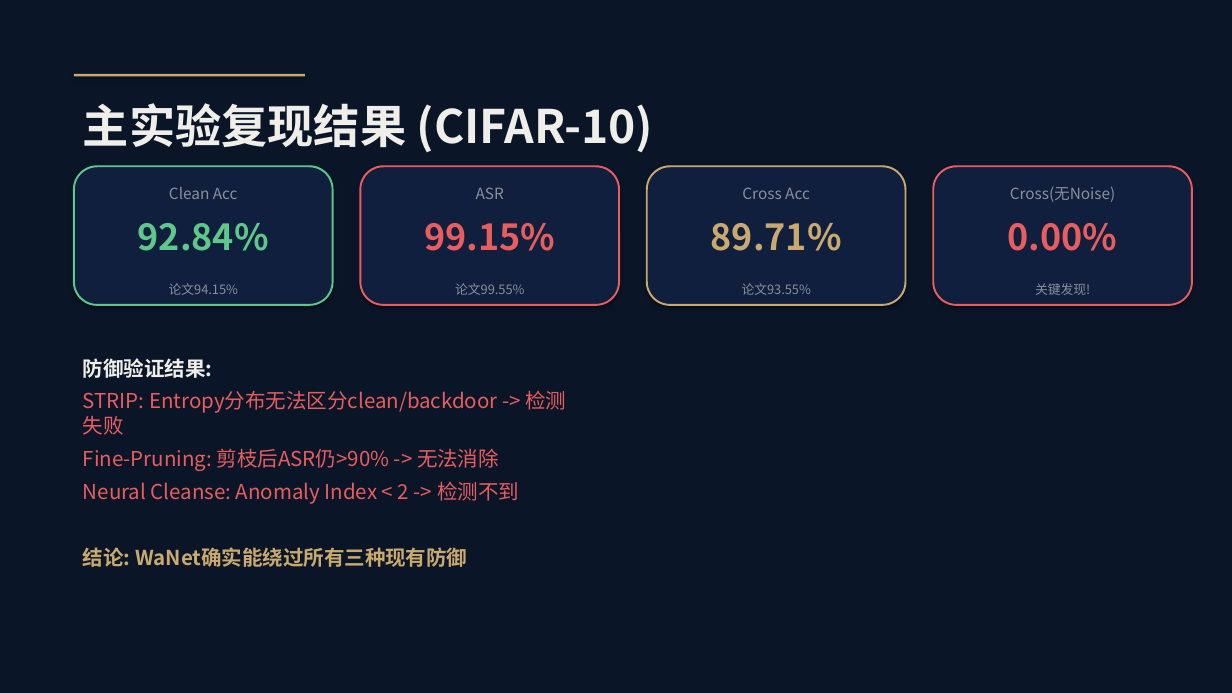
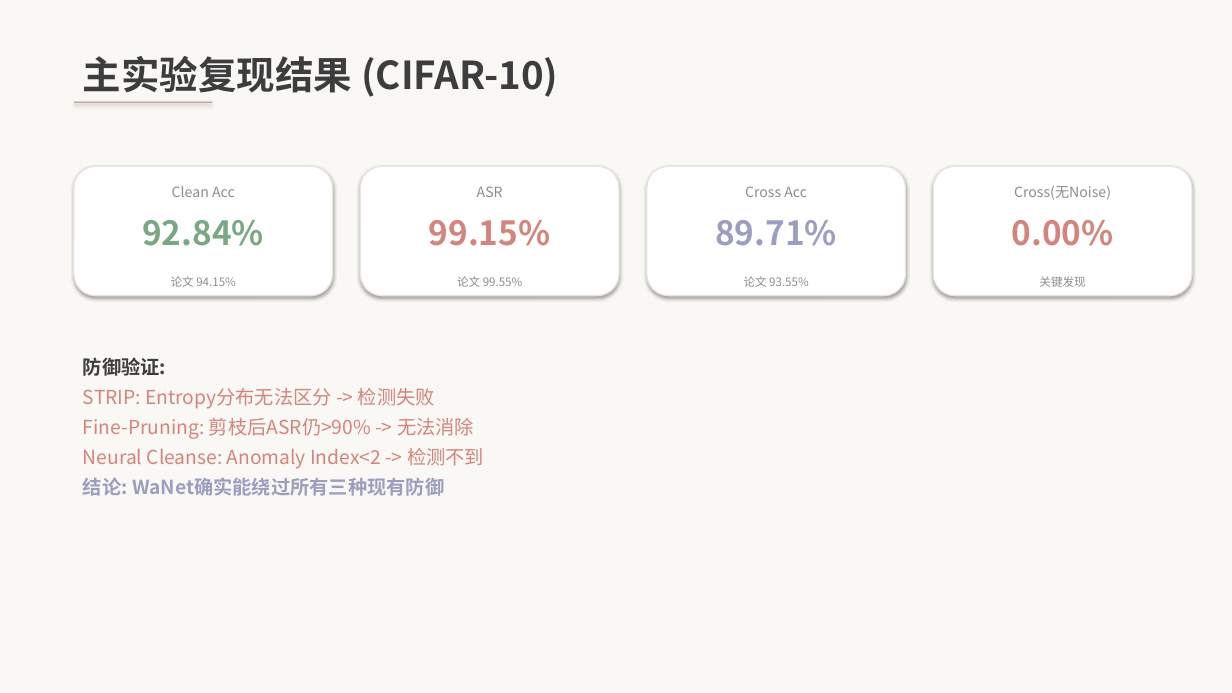
Before and after one commit to axgo-ja/NIS3353, a slide deck: slide 5 of WaNet答辩.pptx. Drawn at 1232x693 pixels with LibreOffice and Linux fonts; fonts in the diff are those of the drawing. Boxes give left, top, right and bottom in pixels: in the first picture for what was removed or moved away, otherwise in the second. Text is boxed around its words. In the diff, an @@ line names an element or a change of style, - is before the commit and + after.

```diff
--- a/WaNet答辩.pptx
+++ b/WaNet答辩.pptx
@@ background #0A1628 to #FAF8F5 @@
@@ text "主实验复现结果 (CIFAR-10)": place and size @@
-text "主实验复现结果 (CIFAR-10)" at box(83, 103, 654, 152)
+text "主实验复现结果 (CIFAR-10)" at box(83, 56, 558, 97)
@@ text "主实验复现结果 (CIFAR-10)" at box(83, 56, 558, 97): size 36 to 30 pt, text colour #F0EEE8 to #3D3D3D @@
@@ rectangle: place and size @@
-rectangle at box(74, 74, 305, 77)
+rectangle at box(74, 102, 213, 103)
@@ rectangle at box(74, 102, 213, 103): fill #C9A96E to #C2A497 @@
@@ rounded rectangle: place and size @@
-rounded rectangle at box(74, 166, 333, 305)
+rounded rectangle at box(74, 166, 333, 296)
@@ rounded rectangle at box(74, 166, 333, 296): fill #0F1F3D to #FFFFFF; outline #5DC88A 1.5 pt to #E8E3DD 1 pt @@
@@ rounded rectangle: place and size @@
-rounded rectangle at box(360, 166, 619, 305)
+rounded rectangle at box(360, 166, 619, 296)
@@ rounded rectangle at box(360, 166, 619, 296): fill #0F1F3D to #FFFFFF; outline #E85D5D 1.5 pt to #E8E3DD 1 pt @@
@@ rounded rectangle: place and size @@
-rounded rectangle at box(647, 166, 906, 305)
+rounded rectangle at box(647, 166, 906, 296)
@@ rounded rectangle at box(647, 166, 906, 296): fill #0F1F3D to #FFFFFF; outline #C9A96E 1.5 pt to #E8E3DD 1 pt @@
@@ rounded rectangle at box(933, 166, 1192, 296): fill #0F1F3D to #FFFFFF; outline #E85D5D 1.5 pt to #E8E3DD 1 pt @@
@@ rounded rectangle: place and size @@
-rounded rectangle at box(933, 166, 1192, 305)
+rounded rectangle at box(933, 166, 1192, 296)
@@ size 12 to 11 pt, text colour #8A8F9A to #8C8C8C in 4 elements at box(172, 186, 235, 197), box(477, 186, 503, 197), box(745, 186, 807, 197), box(1014, 186, 1111, 200) @@
@@ text "92.84%" at box(142, 220, 264, 246): size 28 to 26 pt, text colour #5DC88A to #7AA884 @@
@@ text "99.15%" at box(429, 220, 551, 246): size 28 to 26 pt, text colour #E85D5D to #D4847A @@
@@ text "89.71%" at box(715, 220, 837, 246): size 28 to 26 pt, text colour #C9A96E to #9B9EC0 @@
@@ text "0.00%" at box(1012, 220, 1114, 246): size 28 to 26 pt, text colour #E85D5D to #D4847A @@
@@ text at box(171, 276, 236, 287): text changed; size 10 to 9 pt; text colour #8A8F9A to #8C8C8C @@
-论文94.15%
+论文 94.15%
@@ text at box(457, 276, 523, 287): text changed; size 10 to 9 pt; text colour #8A8F9A to #8C8C8C @@
-论文99.55%
+论文 99.55%
@@ text at box(744, 276, 809, 287): text changed; size 10 to 9 pt; text colour #8A8F9A to #8C8C8C @@
-论文93.55%
+论文 93.55%
@@ text at box(1039, 276, 1085, 287): text changed; size 10 to 9 pt; text colour #8A8F9A to #8C8C8C @@
-关键发现!
+关键发现
@@ text at box(83, 357, 435, 409): text changed; size 16 to 15 pt; text colour #E85D5D to #D4847A @@
-防御验证结果:
-STRIP: Entropy分布无法区分clean/backdoor -> 检测失败
+防御验证:
+STRIP: Entropy分布无法区分 -> 检测失败
@@ text at box(83, 418, 474, 496): size 16 to 15 pt in "Fine-Pruning: 剪枝后ASR仍>90% -> 无法消除", "结论: WaNet确实能绕过所有三种现有防御"; text colour #E85D5D to #D4847A in "Fine-Pruning: 剪枝后ASR仍>90% -> 无法消除"; text colour #C9A96E to #9B9EC0 in "结论: WaNet确实能绕过所有三种现有防御"; less space between paragraphs @@
@@ text at box(83, 448, 484, 469): text changed; size 16 to 15 pt; text colour #E85D5D to #D4847A @@
-Neural Cleanse: Anomaly Index < 2 -> 检测不到
+Neural Cleanse: Anomaly Index<2 -> 检测不到
```
Also in this commit, not shown: 12 other slides changed, 2 slides added, 1 slide removed, 1 other file.
